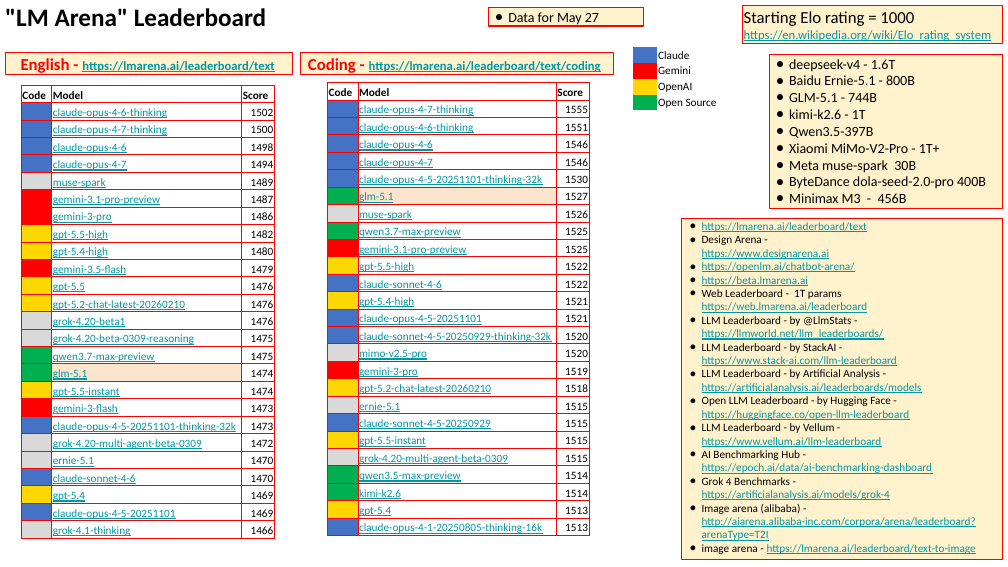
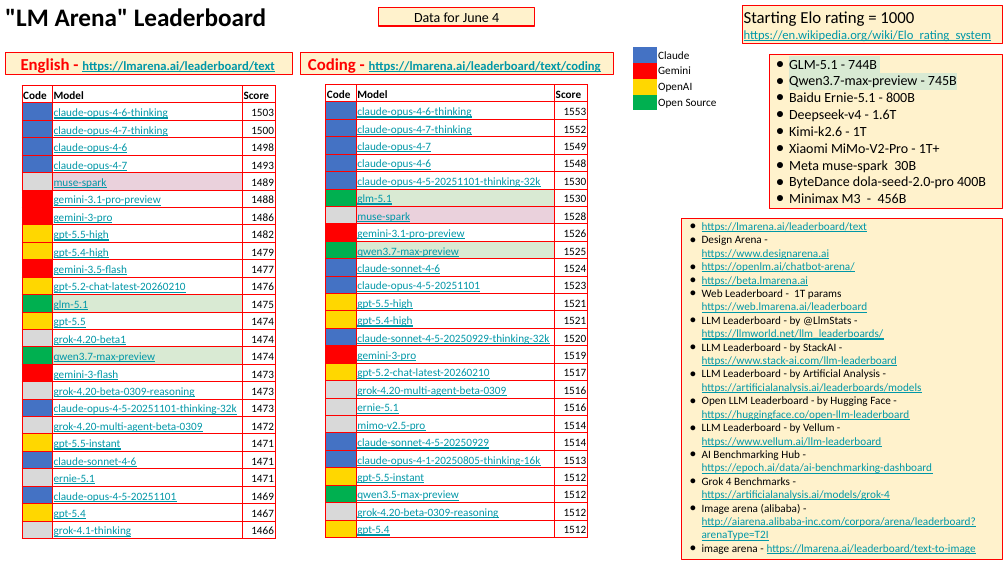
Before and after one commit to lselector/seminar, a slide deck: slide 2 of 2026/2026-06-05-AI-Updates.pptx. Drawn at 1008x567 pixels with LibreOffice and Linux fonts; fonts in the diff are those of the drawing. Boxes give left, top, right and bottom in pixels: in the first picture for what was removed or moved away, otherwise in the second. Text is boxed around its words. In the diff, an @@ line names an element or a change of style, - is before the commit and + after.

Commit message:
update

```diff
--- a/2026/2026-06-05-AI-Updates.pptx
+++ b/2026/2026-06-05-AI-Updates.pptx
@@ rectangle "Data for June 4": place and size @@
-rectangle "Data for June 4" at <box>489,7,644,26</box>
+rectangle "Data for June 4" at <box>379,7,534,26</box>
@@ text in rectangle at <box>414,12,499,26</box>: text changed @@
-● Data for May 27
+Data for June 4
@@ table at <box>22,86,275,541</box> @@
-row 2, column 3: 1502
+row 2, column 3: 1503
-row 5, column 3: 1494
+row 5, column 3: 1493
-row 7, column 3: 1487
+row 7, column 3: 1488
-row 10: ■ | gpt-5.4-high | 1480
-row 11: ■ | gemini-3.5-flash | 1479
-row 12: ■ | gpt-5.5 | 1476
+row 10: ■ | gpt-5.4-high | 1479
+row 11: ■ | gemini-3.5-flash | 1477
-row 14: ■ | grok-4.20-beta1 | 1476
-row 15: ■ | grok-4.20-beta-0309-reasoning | 1475
-row 16: ■ | qwen3.7-max-preview | 1475
-row 17: ■ | glm-5.1 | 1474
-row 18: ■ | gpt-5.5-instant | 1474
+row 13: ■ | glm-5.1 | 1475
+row 14: ■ | gpt-5.5 | 1474
+row 15: ■ | grok-4.20-beta1 | 1474
+row 16: ■ | qwen3.7-max-preview | 1474
+row 18: ■ | grok-4.20-beta-0309-reasoning | 1473
-row 21, column 2: ernie-5.1
+row 21, column 2: gpt-5.5-instant
-row 21, column 3: 1470
+row 21, column 3: 1471
-row 22, column 3: 1470
+row 22, column 3: 1471
-row 23, column 2: gpt-5.4
+row 23, column 2: ernie-5.1
-row 23, column 3: 1469
+row 23, column 3: 1471
+row 25: ■ | gpt-5.4 | 1467
@@ fill none to #EAD1DC in row 6, column 2 @@
@@ fill #FFD700 to #00B050 in row 13, column 1 @@
@@ fill none to #D9EAD3 in 2 cells @@
@@ fill #D9D9D9 to #FFD700 in 2 cells @@
@@ fill #00B050 to #FF0000 in row 17, column 1 @@
@@ fill #FCE5CD to none in row 17, column 2 @@
@@ fill #FFD700 to #D9D9D9 in row 18, column 1 @@
@@ fill #FF0000 to #4472C4 in row 19, column 1 @@
@@ fill #4472C4 to #D9D9D9 in 2 cells @@
@@ fill #D9D9D9 to #4472C4 in row 22, column 1 @@
@@ fill #FFD700 to #4472C4 in row 24, column 1 @@
@@ fill #4472C4 to #FFD700 in row 25, column 1 @@
@@ text colour #FFD700 to #00B050, text colour #00B050 to #FF0000, text colour #FFD700 to #D9D9D9, text colour #FF0000 to #4472C4, text colour #D9D9D9 to #4472C4, text colour #FFD700 to #4472C4, text colour #4472C4 to #FFD700 in "■" @@
@@ text colour #D9D9D9 to #FFD700, text colour #4472C4 to #D9D9D9 in "■", "■" @@
@@ table at <box>326,85,587,540</box> @@
-row 2, column 2: claude-opus-4-7-thinking
+row 2, column 2: claude-opus-4-6-thinking
-row 2, column 3: 1555
+row 2, column 3: 1553
-row 3, column 2: claude-opus-4-6-thinking
+row 3, column 2: claude-opus-4-7-thinking
-row 3, column 3: 1551
+row 3, column 3: 1552
-row 4, column 2: claude-opus-4-6
+row 4, column 2: claude-opus-4-7
-row 4, column 3: 1546
+row 4, column 3: 1549
-row 5, column 2: claude-opus-4-7
+row 5, column 2: claude-opus-4-6
-row 5, column 3: 1546
+row 5, column 3: 1548
-row 7: ■ | glm-5.1 | 1527
-row 8: ■ | muse-spark | 1526
+row 7: ■ | glm-5.1 | 1530
+row 8: ■ | muse-spark | 1528
+row 9: ■ | gemini-3.1-pro-preview | 1526
-row 11, column 2: gemini-3.1-pro-preview
+row 11, column 2: claude-sonnet-4-6
-row 11, column 3: 1525
+row 11, column 3: 1524
-row 12, column 2: gpt-5.5-high
+row 12, column 2: claude-opus-4-5-20251101
-row 12, column 3: 1522
+row 12, column 3: 1523
-row 13, column 2: claude-sonnet-4-6
+row 13, column 2: gpt-5.5-high
-row 13, column 3: 1522
+row 13, column 3: 1521
-row 14: ■ | claude-opus-4-5-20251101 | 1521
-row 16: ■ | mimo-v2.5-pro | 1520
-row 18: ■ | gpt-5.2-chat-latest-20260210 | 1518
-row 19: ■ | ernie-5.1 | 1515
-row 20: ■ | claude-sonnet-4-5-20250929 | 1515
-row 21: ■ | gpt-5.5-instant | 1515
-row 22: ■ | grok-4.20-multi-agent-beta-0309 | 1515
-row 23: ■ | qwen3.5-max-preview | 1514
-row 24: ■ | kimi-k2.6 | 1514
-row 25: ■ | gpt-5.4 | 1513
+row 17: ■ | gpt-5.2-chat-latest-20260210 | 1517
+row 18: ■ | grok-4.20-multi-agent-beta-0309 | 1516
+row 19: ■ | ernie-5.1 | 1516
+row 20: ■ | mimo-v2.5-pro | 1514
+row 21: ■ | claude-sonnet-4-5-20250929 | 1514
+row 23: ■ | gpt-5.5-instant | 1512
+row 24: ■ | qwen3.5-max-preview | 1512
+row 25: ■ | grok-4.20-beta-0309-reasoning | 1512
+row 26: ■ | gpt-5.4 | 1512
@@ fill #FCE5CD to #D9EAD3 in row 7, column 2 @@
@@ fill none to #EAD1DC in row 8, column 2 @@
@@ fill #00B050 to #FF0000 in row 9, column 1 @@
@@ fill #FF0000 to #00B050 in row 10, column 1 @@
@@ fill none to #D9EAD3 in row 10, column 2 @@
@@ fill #FFD700 to #4472C4 in 2 cells @@
@@ fill #4472C4 to #FFD700 in 2 cells @@
@@ fill #D9D9D9 to #FF0000 in row 16, column 1 @@
@@ fill #FF0000 to #FFD700 in row 17, column 1 @@
@@ fill #FFD700 to #D9D9D9 in 2 cells @@
@@ fill #4472C4 to #D9D9D9 in row 20, column 1 @@
@@ fill #D9D9D9 to #4472C4 in row 22, column 1 @@
@@ fill #00B050 to #FFD700 in row 23, column 1 @@
@@ text colour #00B050 to #FF0000, text colour #FF0000 to #00B050, text colour #D9D9D9 to #FF0000, text colour #FF0000 to #FFD700, text colour #4472C4 to #D9D9D9, text colour #D9D9D9 to #4472C4, text colour #00B050 to #FFD700 in "■" @@
@@ text colour #FFD700 to #4472C4, text colour #4472C4 to #FFD700, text colour #FFD700 to #D9D9D9 in "■", "■" @@
@@ text in rectangle at <box>789,60,957,88</box>: text changed @@
-● deepseek-v4 - 1.6T
+● GLM-5.1 - 744B
+● Qwen3.7-max-preview - 745B
@@ text in rectangle at <box>789,109,896,136</box>: text changed @@
-● GLM-5.1 - 744B
-● kimi-k2.6 - 1T
-● Qwen3.5-397B
+● Deepseek-v4 - 1.6T
+● Kimi-k2.6 - 1T
```
Also in this commit, not shown: 4 other slides changed, 3 slides added.
